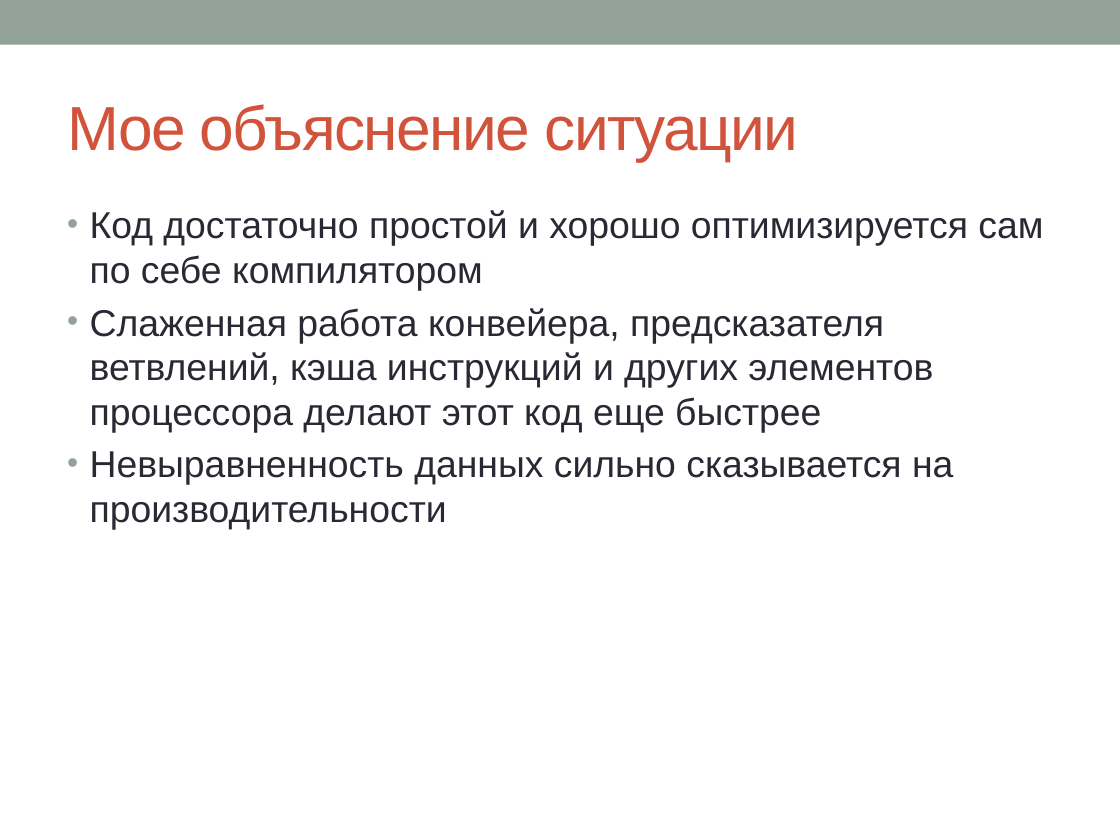
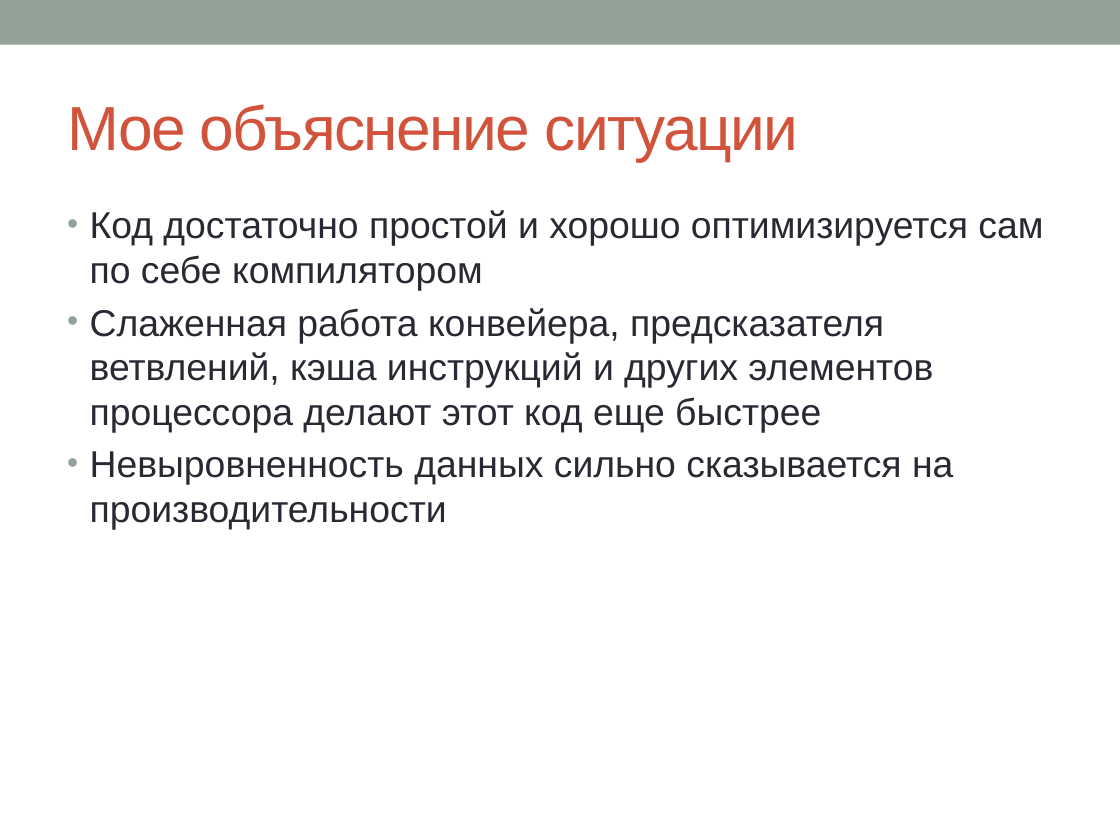
Before and after one commit to sivukhin/SimdLecture, a slide deck: slide 57 of simd_presentation.pptx (slide 49 before the commit). Drawn at 1120x840 pixels with LibreOffice and Linux fonts; fonts in the diff are those of the drawing. Boxes give left, top, right and bottom in pixels: in the first picture for what was removed or moved away, otherwise in the second. Text is boxed around its words. In the diff, an @@ line names an element or a change of style, - is before the commit and + after.

```diff
--- a/simd_presentation.pptx
+++ b/simd_presentation.pptx
@@ text at (90, 451, 953, 530): text changed @@
-• Невыравненность данных сильно сказывается на производительности
+• Невыровненность данных сильно сказывается на производительности
```
Also in this commit, not shown: 9 other slides changed, 32 slides added, 3 slides removed, 1 other file.
